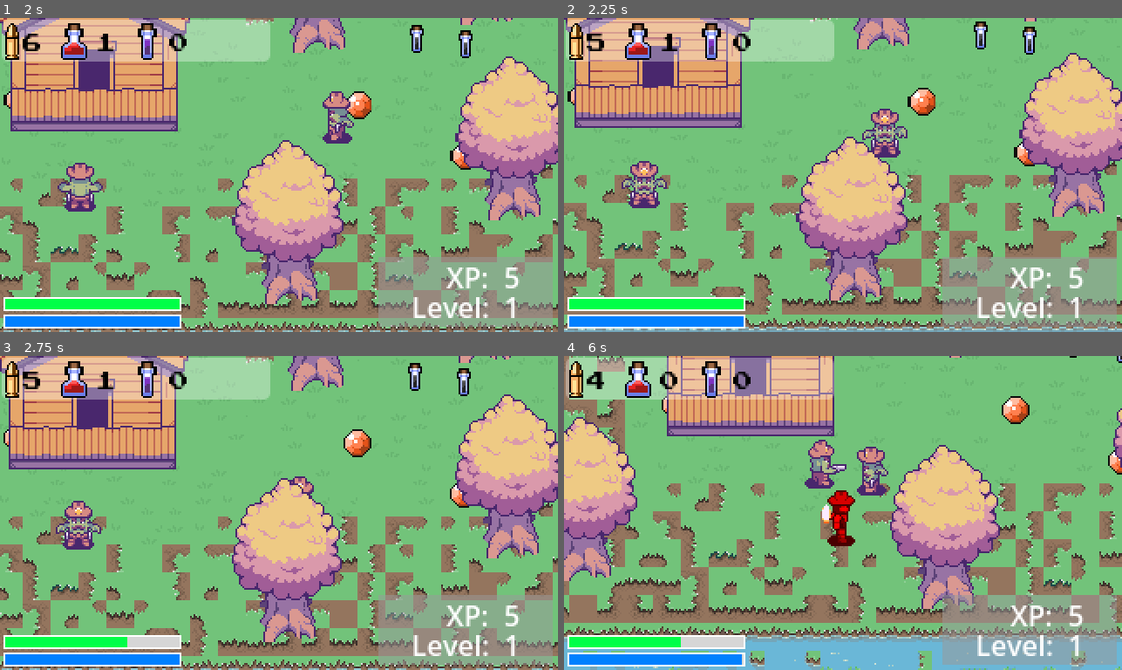
Above: before the commit, frames 1-4 (two rows, left to right).
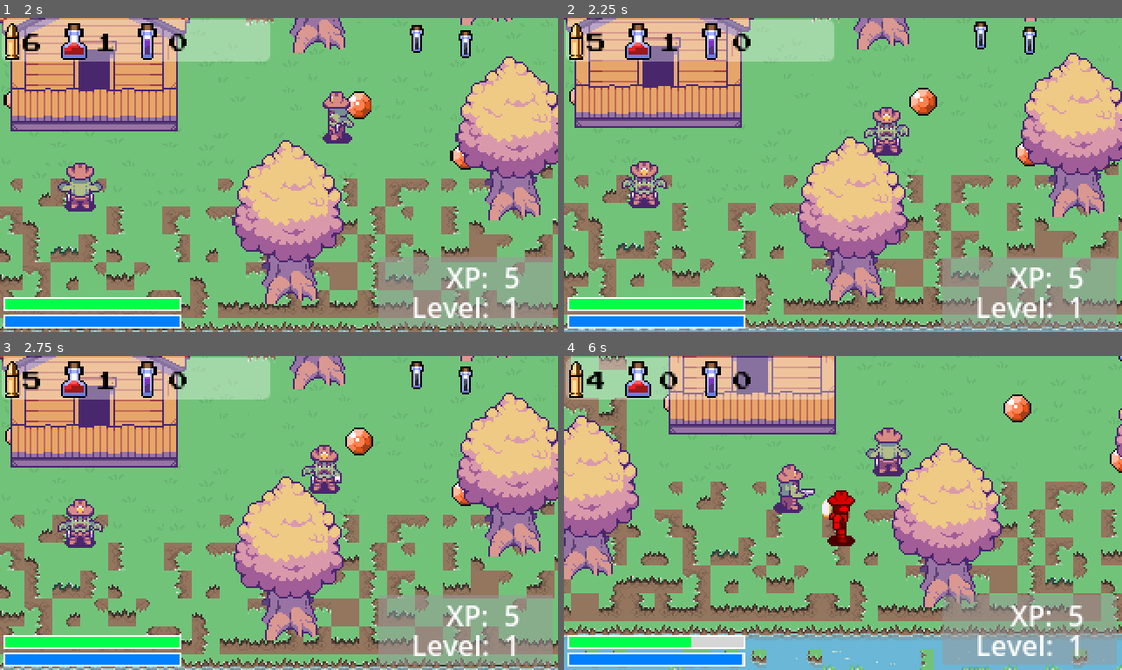
Above: after the commit, the same moments.

Repository: davidsullivanbfhs/rpg_2d_topdown
Game: Godot game, scene res://Scenes/main.tscn
The game is run twice, just before and just after one commit, with the same random seed, the same clock (stepped at 60 frames per second) and the same inputs.
Inputs:
- Up to frame 1 (2 s): hold D (Right) 0.53-1.28 s; hold 1 (ConsumeHealthPotion) 0.53-1.28 s; hold S (Down) from 1.28 s (still down); tap 2 (ConsumeStaminaPotion) at 1.35 s
- Up to frame 2 (2.25 s): release S (Down) at 2.03 s; hold D (Right) from 2.03 s (still down); hold Ctrl (Shoot) from 2.03 s (still down)
- Up to frame 3 (2.75 s): keep holding D (Right); keep holding Ctrl (Shoot)
- Up to frame 4 (6 s): release Ctrl (Shoot) at 2.78 s; tap Space (Sprint) at 2.85 s; release D (Right) at 3.53 s; hold W (Top) 3.53-4.28 s; hold A (Left) 3.53-5.03 s; tap 1 (ConsumeHealthPotion) at 4.35 s; hold S (Down) 5.03-5.78 s; hold 2 (ConsumeStaminaPotion) 5.03-5.78 s; hold D (Right) from 5.78 s (still down); tap Ctrl (Shoot) at 5.85 s

Frame 1 is identical in both runs. In frame 2, 1.8% of the frame differs, in the area x 0-100%, y 0-100%; in frame 3, 19%; in frame 4, 20%.

Commit message:
added player dead variable so they stop getting hit

Diff:
--- a/Scenes/enemy.tscn
+++ b/Scenes/enemy.tscn
@@ -6,7 +6,7 @@
 [ext_resource type="Texture2D" uid="uid://wqxvh25s02bl" path="res://Assets/Mobs/Cactus/Cactus Side Sheet.png" id="4_m4oud"]
 
 [sub_resource type="CapsuleShape2D" id="CapsuleShape2D_ccxq4"]
-radius = 6.0
+radius = 9.0
 
 [sub_resource type="AtlasTexture" id="AtlasTexture_uhnv0"]
 atlas = ExtResource("2_qkng1")
@@ -645,6 +645,9 @@
 "damaged": SubResource("Animation_83uw8")
 }
 
+[sub_resource type="CircleShape2D" id="CircleShape2D_65a6g"]
+radius = 27.0185
+
 [node name="Enemy" type="CharacterBody2D" groups=["enemies"]]
 z_index = 1
 collision_layer = 4
@@ -669,6 +672,9 @@
 [node name="RayCast2D" type="RayCast2D" parent="."]
 collision_mask = 2
 
+[node name="CollisionShape2D_location" type="CollisionShape2D" parent="."]
+shape = SubResource("CircleShape2D_65a6g")
+
 [connection signal="death" from="." to="." method="_on_death"]
 [connection signal="animation_finished" from="AnimatedSprite2D" to="." method="_on_animated_sprite_2d_animation_finished"]
 [connection signal="timeout" from="Timer" to="." method="_on_timer_timeout"]
--- a/Scripts/bullet.gd
+++ b/Scripts/bullet.gd
@@ -13,11 +13,18 @@
 #should damage amount be in bullet or enemy?
 var damage = 30
 
+var group_to_hit: String
+var group_not_to_hit: String
+
 @onready var animated_sprite = $AnimatedSprite2D
 
 # Called when the node enters the scene tree for the first time.
 func _ready() -> void:
-	pass # Replace with function body.
+	## set variables to set what the bullet can collide with
+	if group_to_hit == "player":
+		group_not_to_hit = "enemies"
+	if group_to_hit == "enemies":
+		group_not_to_hit = "player"
 
 
 # Called every frame. 'delta' is the elapsed time since the previous frame.
@@ -28,19 +35,22 @@
 	# i liked the idea of bullets being agnostic and damaging anything it hits
 	#if it collides with player, damage them
 	# need to make sure bullet collision mask includes player
-	if body.is_in_group("player"): #changed this to group just in case it is ever multiplayer
+	#changed group to a variable that is set by the player or enemy
+	if body.is_in_group(group_to_hit): #changed this to group just in case it is ever multiplayer
 		body.hit(damage)
 	#if it collides with the tilemap, check if it is a layer
 	if body.name == "Tilemap":
 		if tilemap.get_layer_name(0) == "Water": # <-name of your tilemap layer that has collisions
 			return
-		if tilemap.get_layer_name(1) == "Things": # <-name of your tilemap layer that has collisions
+		if tilemap.get_layer_name(2) == "Things": # <-name of your tilemap layer that has collisions
 			pass
-	if body.name == "Items": #the name of your tilemap
+	#if body.name == "Items": #the name of your tilemap
+		#return
+	#if it is in group enemy, deal damage
+	if body.is_in_group(group_not_to_hit): #changed this to group just in case it is ever multiplayer
 		return
-	#if it is in group enemy, deal damage
-	if body.is_in_group("enemies"):
-		body.hit(damage)
+	#if body.is_in_group("enemies"):
+		#body.hit(damage)
 
 	#whatever happens, the bullet should explode and queue free
 	direction = Vector2.ZERO
--- a/Scripts/enemy.gd
+++ b/Scripts/enemy.gd
@@ -173,7 +173,7 @@
 		direction = Vector2.ZERO
 		#play the death animation
 		animation_sprite.play("death_front")
-
+		player.update_xp(70)
 		#emit a signal
 		death.emit()
 
@@ -197,6 +197,7 @@
 	# Instantiate Bullet
 	if animation_sprite.animation.begins_with("attack_"):
 		var bullet = Global.bullet_scene.instantiate()
+		bullet.group_to_hit = "player"
 		bullet.damage = bullet_damage
 		bullet.direction = new_direction.normalized()
 		# Place it 8 pixels away in front of the enemy to simulate it coming from the guns barrel
--- a/Scripts/player.gd
+++ b/Scripts/player.gd
@@ -53,6 +53,8 @@
 var new_direction: Vector2 = Vector2.ZERO
 var animation
 var is_attacking = false #controls if player can move
+## an attempt to not let the player get hit after they are dead
+var dead = false
 
 ###  bullet stuff  ###
 #moved to global script
@@ -63,12 +65,15 @@
 
 func _ready() -> void:
 	animation_sprite.modulate = Color(1, 1, 1, 1)
+	set_process(true)
+	set_physics_process(true)
 	## need to update the ammo to 6 at the beginning
 	## perhaps this isnt showing because ui isnt ready to listen yet??
 	ammo_amount = 6
 	await get_tree().create_timer(1).timeout
 	ammo_amount_updated.emit(ammo_amount)
 	get_node("CollisionShape2D").disabled = false    # disable
+	Input.set_mouse_mode(Input.MOUSE_MODE_HIDDEN)
 
 func _process(delta: float) -> void:
 	#calculate health
@@ -118,7 +123,7 @@
 		move_and_collide(movement)
 		player_animations(direction)
 
-	#########attempting recoil
+	######### attempting recoil
 	else:
 		#direction will be zero, so need to find the facing direction and negate it, easy method is use last direction from new_direction
 		var movement = new_direction * delta * recoil
@@ -208,12 +213,13 @@
 	#instantiate bullet
 	if animation_sprite.animation.begins_with("attack_")&& animation_sprite.frame == 2:
 		var bullet = Global.bullet_scene.instantiate()
+		bullet.group_to_hit = "enemies"
 		bullet.damage = bullet_damage
 		bullet.direction = new_direction.normalized()
 		#if they shoot at the beginning, they have no direction yet, so give a direction
 		if bullet.direction == Vector2.ZERO:
 			bullet.direction = Vector2(1, 0)
-		bullet.position = position + new_direction.normalized() * 4
+		bullet.position = position + (bullet.direction * 8)#need to figure out how to shoot a bullet without hitting themselves
 		if bullet.direction == Vector2.ZERO:
 			bullet.position = position
 		get_tree().root.get_node("Main").add_child(bullet)
@@ -237,6 +243,8 @@
 # ------------------- Damage & Death ------------------------------
 	#does damage to our player
 func hit(damage):
+	if dead:
+		return
 	is_attacking = true
 	health -= damage
 	health_updated.emit(health, max_health)
@@ -247,14 +255,20 @@
 	else:
 		#death
 		set_process(false)
-		get_node("CollisionShape2D").disabled = true    # disable
-		#turn off collisions
-		#emit a signal to main to
+		set_physics_process(false)
+		#turn off collision
+		#$CollisionShape2D.disabled = true   # disable
+		animation_sprite.play("hit_front")
+		animation_player.play("damaged")
+		dead = true
+
+
+
+func _on_animation_player_animation_finished(anim_name: StringName) -> void:
+	if health <= 0:
+		#emit a signal to main after animation plays
 		player_dead.emit()
-		print("palyer is dead!!!")
-
-
-func _on_animation_player_animation_finished(anim_name: StringName) -> void:
+		print("health: ", health)
 	animation_sprite.modulate = Color(1, 1, 1, 1)
 	is_attacking = false
 
Not shown: 1 places in Scenes/enemy.tscn that only renumber resources
